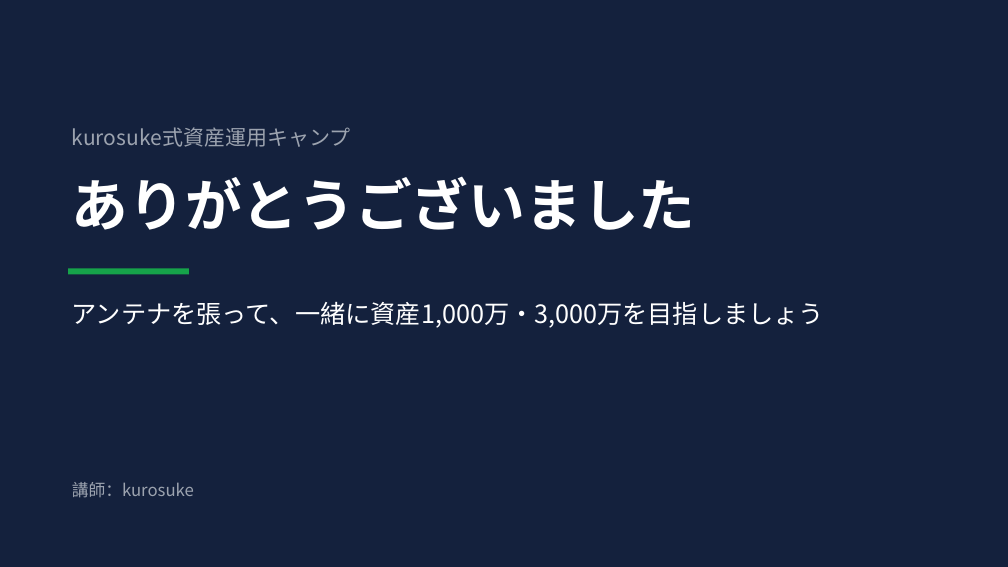
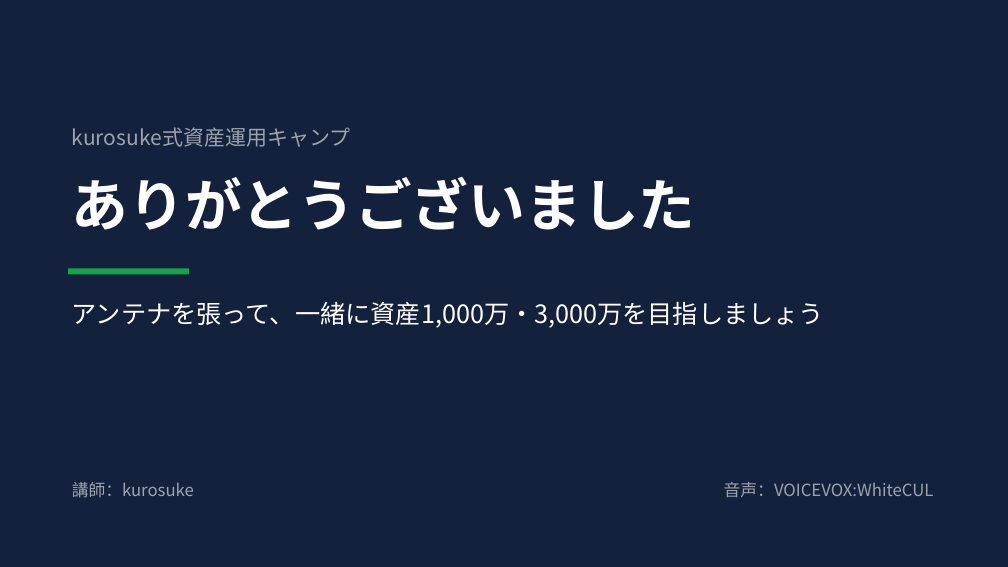
Before and after one commit to kurosuke26/Trading-Signal-Bot-Kurosuke, a slide deck: slide 33 of docs/camp_briefing/camp_briefing.pptx. Drawn at 1008x567 pixels with LibreOffice and Linux fonts; fonts in the diff are those of the drawing. Boxes give left, top, right and bottom in pixels: in the first picture for what was removed or moved away, otherwise in the second. Text is boxed around its words. In the diff, an @@ line names an element or a change of style, - is before the commit and + after.

```diff
--- a/docs/camp_briefing/camp_briefing.pptx
+++ b/docs/camp_briefing/camp_briefing.pptx
@@ text added at box(724, 482, 934, 498), 16 pt, text #9CA3AF @@
+音声：VOICEVOX:WhiteCUL
```
Also in this commit, not shown: 4 other slides changed, 43 other files.
